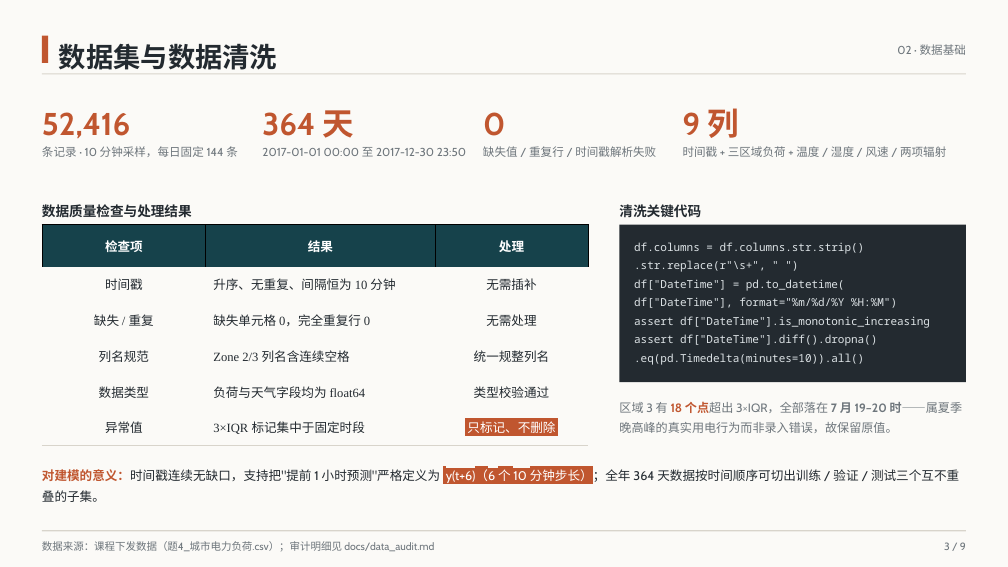
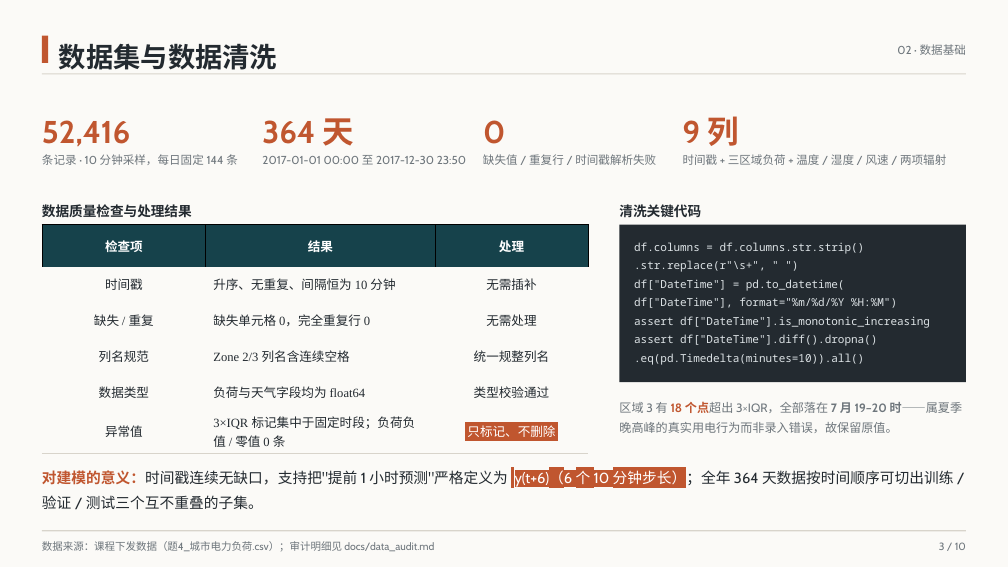
Before and after one commit to 77xiang/python_data_processing, a slide deck: slide 3 of deliverables/课程汇报PPT/课程汇报PPT.pptx. Drawn at 1008x567 pixels with LibreOffice and Linux fonts; fonts in the diff are those of the drawing. Boxes give left, top, right and bottom in pixels: in the first picture for what was removed or moved away, otherwise in the second. Text is boxed around its words. In the diff, an @@ line names an element or a change of style, - is before the commit and + after.

```diff
--- a/deliverables/课程汇报PPT/课程汇报PPT.pptx
+++ b/deliverables/课程汇报PPT/课程汇报PPT.pptx
@@ 4 texts: place and size @@
-4 texts at (42,108,738,138)
+4 texts at (42,116,738,146)
@@ 4 texts: place and size @@
-4 texts at (42,146,946,157)
+4 texts at (42,154,946,165)
@@ table at (42,225,588,451) @@
-row 6, column 2: 3×IQR 标记集中于固定时段
+row 6, column 2: 3×IQR 标记集中于固定时段；负荷负值 / 零值 0 条
@@ text "对建模的意义：时间戳连续无缺口，支持把"提前 1 小时预测"严格定义为 y(t+6)（6 个 ..." at (42,469,954,509): size 12 to 14 pt @@
@@ text at (939,542,966,550): text changed @@
-3 / 9
+3 / 10
```
Also in this commit, not shown: 8 other slides changed, 1 slide added, 8 other files.
